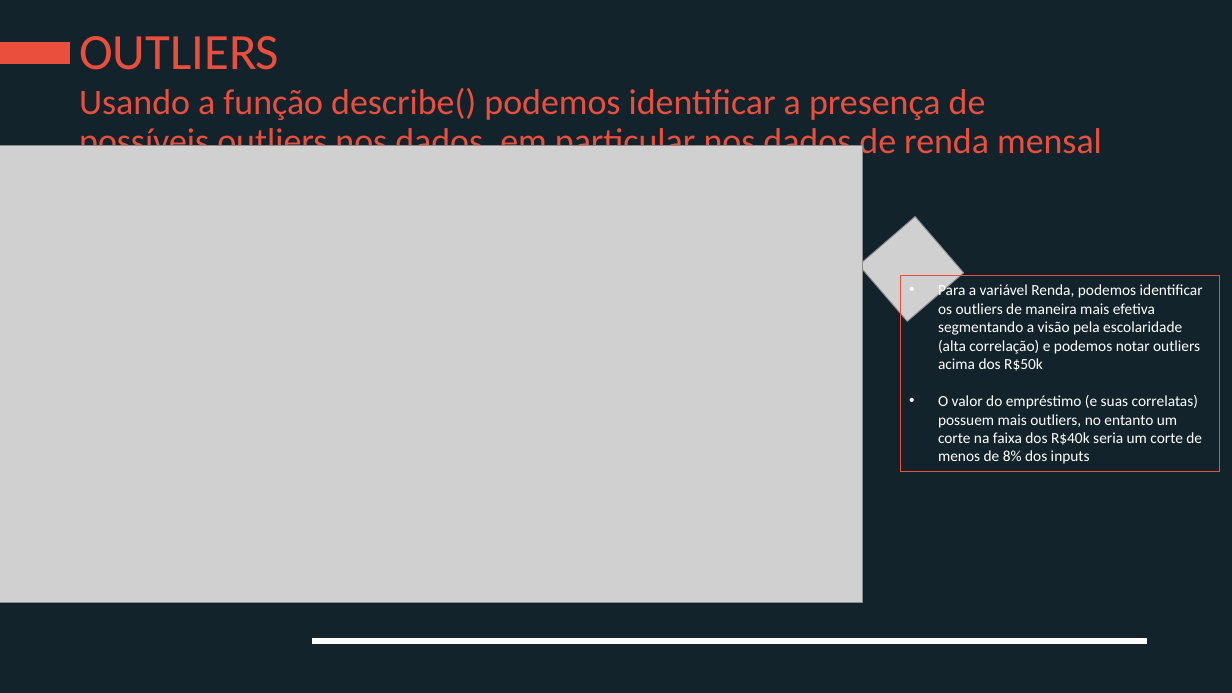
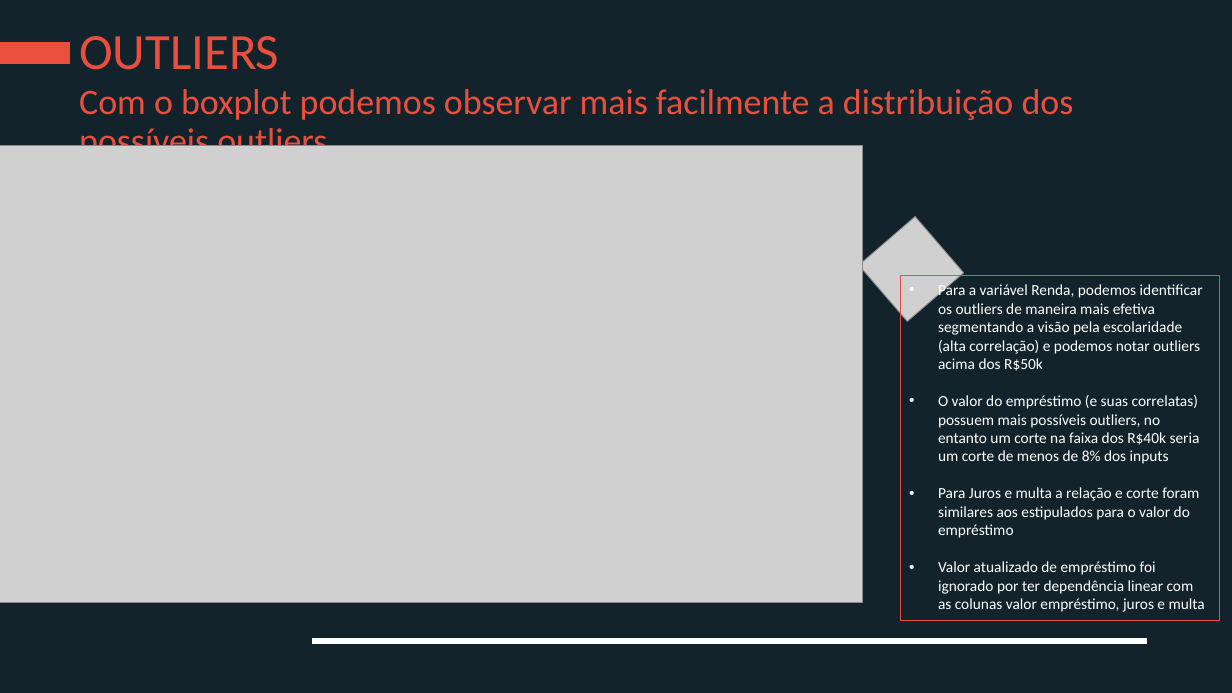
Before and after one commit to spadao/PS-Elo-Group, a slide deck: slide 17 of Apresentação-JoãoVictorSpadão.pptx (slide 16 before the commit). Drawn at 1232x693 pixels with LibreOffice and Linux fonts; fonts in the diff are those of the drawing; grey boxes stand for pictures; background and template pictures are left out. Boxes give left, top, right and bottom in pixels: in the first picture for what was removed or moved away, otherwise in the second. Text is boxed around its words. In the diff, an @@ line names an element or a change of style, - is before the commit and + after.

```diff
--- a/Apresentação-JoãoVictorSpadão.pptx
+++ b/Apresentação-JoãoVictorSpadão.pptx
@@ text at <box>79,89,1074,162</box>: text changed @@
-Usando a função describe() podemos identificar a presença de possíveis outliers nos dados, em particular nos dados de renda mensal e valor de empréstimo (e seus correlatos)
+Com o boxplot podemos observar mais facilmente a distribuição dos possíveis outliers
@@ rectangle "Para a variável Renda, podemos ...": place and size @@
-rectangle "Para a variável Renda, podemos ..." at <box>900,275,1220,471</box>
+rectangle "Para a variável Renda, podemos ..." at <box>900,275,1220,621</box>
@@ text in rectangle at <box>938,395,1205,612</box>: text changed @@
-• O valor do empréstimo (e suas correlatas) possuem mais outliers, no entanto um corte na faixa dos R$40k seria um corte de menos de 8% dos inputs
+• O valor do empréstimo (e suas correlatas) possuem mais possíveis outliers, no entanto um corte na faixa dos R$40k seria um corte de menos de 8% dos inputs
+• Para Juros e multa a relação e corte foram similares aos estipulados para o valor do empréstimo
+• Valor atualizado de empréstimo foi ignorado por ter dependência linear com as colunas valor empréstimo, juros e multa
```
Also in this commit, not shown: 5 other slides changed, 2 slides added, 3 other files.
